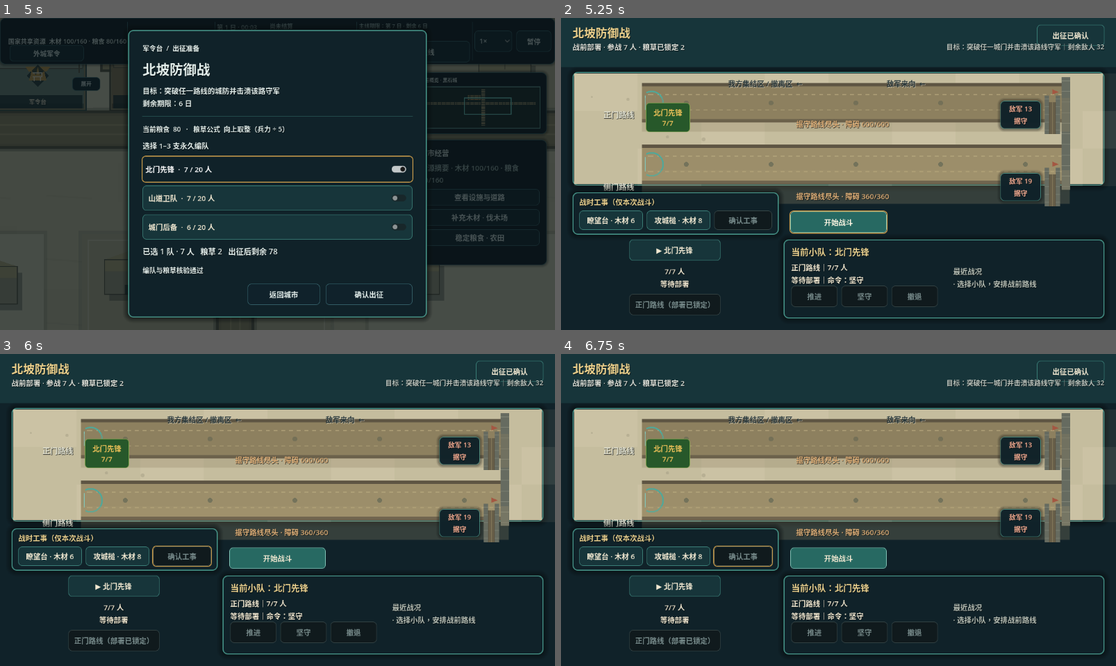
Above: before the commit, frames 1-4 (two rows, left to right).
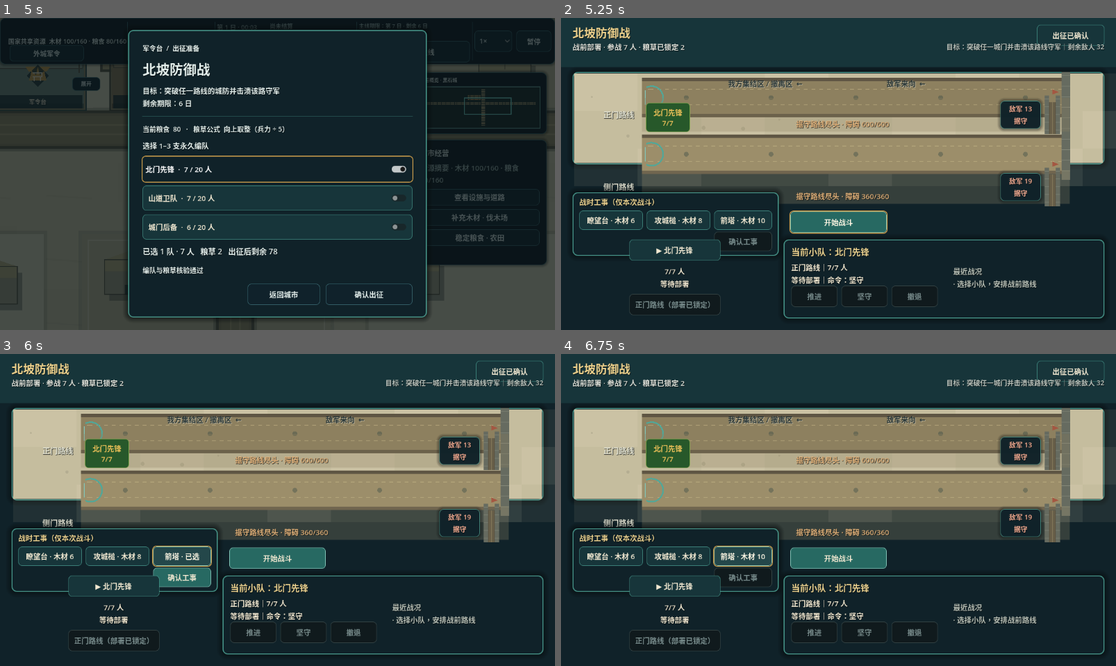
Above: after the commit, the same moments.

Repository: dodabojcuk-sys/Peace-Under-Heaven
Game: Godot game, scene res://scenes/title_shell.tscn
Two runs of this game, one before a commit and one after it. Both use one fixed random seed, a clock stepped at 60 frames per second and the inputs below.
Inputs (mouse positions are in pixels of both pictures, inside the frame that each line leads up to):
- Up to frame 1 (5 s): click "进入黑石城" at 0.5 s; click "1×" at 1.25 s; click "暂停" at 2 s; click "继续" at 2.75 s; click "进入当前主线" at 3.5 s; click "北门先锋 · 7 / 20 人" at 4.25 s
- Up to frame 2 (5.25 s): click "确认出征" at 5 s
- Up to frame 3 (6 s): click (183, 556) at 5.75 s, where only the run after the commit has a clickable "箭塔 · 木材 10"
- Up to frame 4 (6.75 s): click (744, 556) at 6.5 s, where only the run after the commit has a clickable "箭塔 · 已选"

Frame 1 is identical in both runs. In frame 2, 12% of the frame differs, in the area x 2-98%, y 17-77%; in frame 3, 13%; in frame 4, 12%.

Commit message:
Add wartime arrow tower fire

Diff:
--- a/scenes/c0_battle_graybox.tscn
+++ b/scenes/c0_battle_graybox.tscn
@@ -360,7 +360,7 @@
 offset_left = 24.0
 offset_top = -286.0
 offset_right = 452.0
-offset_bottom = -198.0
+offset_bottom = -154.0
 theme_type_variation = &"CommandPanel"
 
 [node name="Title" type="Label" parent="UI/RootPanel/WartimePlanPanel"]
@@ -385,11 +385,18 @@
 offset_bottom = 78.0
 text = "攻城槌 · 木材 8"
 
-[node name="ConfirmButton" type="Button" parent="UI/RootPanel/WartimePlanPanel"]
+[node name="ArrowTowerButton" type="Button" parent="UI/RootPanel/WartimePlanPanel"]
 offset_left = 294.0
 offset_top = 38.0
 offset_right = 414.0
 offset_bottom = 78.0
+text = "箭塔 · 木材 10"
+
+[node name="ConfirmButton" type="Button" parent="UI/RootPanel/WartimePlanPanel"]
+offset_left = 294.0
+offset_top = 82.0
+offset_right = 414.0
+offset_bottom = 122.0
 text = "确认工事"
 theme_type_variation = &"PrimaryButton"
 
--- a/scripts/combat/battle_session.gd
+++ b/scripts/combat/battle_session.gd
@@ -19,6 +19,11 @@
 const RETREAT_SPEED_DENOMINATOR := 4
 const FIRST_CLEAR_KEY := &"first_map.main_assault.v0"
 const SIEGE_RAM_GATE_DAMAGE := 160
+## Each battle route is the defended gate approach.  Arrow towers therefore
+## contribute to that route's ordinary enemy-damage intent, never a UI-only
+## counter or a second casualty authority.
+const ARROW_TOWER_DAMAGE_PER_VOLLEY := 24
+const ARROW_TOWER_ATTACK_INTERVAL_TICKS := 4
 const SNAPSHOT_SCHEMA_VERSION := 1
 const SNAPSHOT_KEYS := [
 	"schema_version", "current_tick", "next_order_id", "squads", "routes",
@@ -353,6 +358,10 @@
 			routes[route_id] = route
 			wartime_facility_state["siege_ram_route_id"] = route_id
 			wartime_facility_state["siege_ram_gate_damage"] = damage
+		elif kind == WartimeFacilityPlan.KIND_ARROW_TOWER and routes.has(route_id):
+			wartime_facility_state["arrow_tower_route_id"] = route_id
+			wartime_facility_state["arrow_tower_damage_per_volley"] = ARROW_TOWER_DAMAGE_PER_VOLLEY
+			wartime_facility_state["arrow_tower_attack_interval_ticks"] = ARROW_TOWER_ATTACK_INTERVAL_TICKS
 
 
 func _orders_to_snapshot(orders: Array[BattleOrder]) -> Array[Dictionary]:
@@ -482,6 +491,7 @@
 			"enemy_damage": enemy_damage,
 			"player_damage": player_damage,
 		}
+	_apply_arrow_tower_damage_intents(enemy_damage)
 
 	for squad in squads:
 		if not _squad_can_fight(squad):
@@ -528,6 +538,21 @@
 		"enemy_damage": enemy_damage,
 		"player_damage": player_damage,
 	}
+
+
+## The shared damage application below remains the only writer of route HP.
+## This hook merely adds an interval-bound intent for the already selected
+## battle route; snapshots retain the resulting HP like all other combat.
+func _apply_arrow_tower_damage_intents(enemy_damage: Dictionary) -> void:
+	if current_tick % ARROW_TOWER_ATTACK_INTERVAL_TICKS != 0:
+		return
+	var route_id := StringName(wartime_facility_state.get("arrow_tower_route_id", &""))
+	if not routes.has(route_id):
+		return
+	var route: Dictionary = routes[route_id]
+	if int(route.get("enemy_total_hp", 0)) <= 0:
+		return
+	enemy_damage[route_id] = int(enemy_damage.get(route_id, 0)) + ARROW_TOWER_DAMAGE_PER_VOLLEY
 
 
 func _apply_damage_intents(intents: Dictionary) -> void:
--- a/scripts/combat/c0_battle_graybox.gd
+++ b/scripts/combat/c0_battle_graybox.gd
@@ -55,6 +55,9 @@
 )
 @onready var wartime_ram_button: Button = (
 	$UI/RootPanel/WartimePlanPanel/RamButton
+)
+@onready var wartime_arrow_tower_button: Button = (
+	$UI/RootPanel/WartimePlanPanel/ArrowTowerButton
 )
 @onready var wartime_plan_confirm_button: Button = (
 	$UI/RootPanel/WartimePlanPanel/ConfirmButton
@@ -157,6 +160,9 @@
 	wartime_ram_button.pressed.connect(
 		_toggle_wartime_facility.bind(WartimeFacilityPlan.KIND_SIEGE_RAM)
 	)
+	wartime_arrow_tower_button.pressed.connect(
+		_toggle_wartime_facility.bind(WartimeFacilityPlan.KIND_ARROW_TOWER)
+	)
 	wartime_plan_confirm_button.pressed.connect(_confirm_wartime_facility_plan)
 	exit_button.pressed.connect(request_exit_or_return)
 	exit_cancel_button.pressed.connect(cancel_exit_confirmation)
@@ -288,6 +294,10 @@
 		_append_recent_action("正门集中部署已同步推进，命令将在下一战斗刻生效")
 	else:
 		_append_recent_action("战斗开始，小队命令将在下一战斗刻生效")
+	if WartimeFacilityPlan.has_kind(
+		request.wartime_facility_plan, WartimeFacilityPlan.KIND_ARROW_TOWER
+	):
+		_append_recent_action("箭塔已就位：每 1 秒对正门敌军齐射 24 点伤害")
 	tick_timer.start()
 	_refresh_battle_ui()
 	return true
@@ -917,7 +927,7 @@
 		and request.phase == BattleRequest.PHASE_RESERVED
 	)
 	wartime_plan_panel.visible = can_edit
-	battlefield_panel.offset_bottom = -300.0 if can_edit else -202.0
+	battlefield_panel.offset_bottom = -344.0 if can_edit else -202.0
 	if not can_edit:
 		return
 	var saved_plan: Dictionary = request.wartime_facility_plan
@@ -931,14 +941,21 @@
 	var has_ram := WartimeFacilityPlan.has_kind(
 		pending_plan, WartimeFacilityPlan.KIND_SIEGE_RAM
 	)
+	var has_arrow_tower := WartimeFacilityPlan.has_kind(
+		pending_plan, WartimeFacilityPlan.KIND_ARROW_TOWER
+	)
 	wartime_watch_button.text = (
 		"瞭望台 · 已选" if has_watch else "瞭望台 · 木材 6"
 	)
 	wartime_ram_button.text = (
 		"攻城槌 · 已选" if has_ram else "攻城槌 · 木材 8"
 	)
+	wartime_arrow_tower_button.text = (
+		"箭塔 · 已选" if has_arrow_tower else "箭塔 · 木材 10"
+	)
 	wartime_watch_button.disabled = is_committed
 	wartime_ram_button.disabled = is_committed
+	wartime_arrow_tower_button.disabled = is_committed
 	wartime_plan_confirm_button.visible = not is_committed
 	wartime_plan_confirm_button.disabled = (
 		Array(pending_plan.get("facilities", [])).is_empty()
--- a/scripts/combat/wartime_facility_plan.gd
+++ b/scripts/combat/wartime_facility_plan.gd
@@ -7,12 +7,14 @@
 const SCHEMA_VERSION := 1
 const KIND_WATCH_PLATFORM := &"WATCH_PLATFORM"
 const KIND_SIEGE_RAM := &"SIEGE_RAM"
+const KIND_ARROW_TOWER := &"ARROW_TOWER"
 const FACILITY_KEYS := ["facility_id", "kind", "route_id"]
 const SNAPSHOT_KEYS := ["schema_version", "facilities"]
 
 const FACILITY_COSTS := {
 	KIND_WATCH_PLATFORM: {&"wood": 6},
 	KIND_SIEGE_RAM: {&"wood": 8},
+	KIND_ARROW_TOWER: {&"wood": 10},
 }
 
 
--- a/tests/run_wartime_inner_city_r0_smoke.gd
+++ b/tests/run_wartime_inner_city_r0_smoke.gd
@@ -40,6 +40,7 @@
 	var plan_panel := battle.get_node("UI/RootPanel/WartimePlanPanel") as Panel
 	var watch_button := plan_panel.get_node("WatchButton") as Button
 	var ram_button := plan_panel.get_node("RamButton") as Button
+	var arrow_tower_button := plan_panel.get_node("ArrowTowerButton") as Button
 	var confirm_button := plan_panel.get_node("ConfirmButton") as Button
 	_check(
 		plan_panel.visible and confirm_button.disabled,
@@ -47,12 +48,14 @@
 	)
 	watch_button.emit_signal("pressed")
 	ram_button.emit_signal("pressed")
+	arrow_tower_button.emit_signal("pressed")
 	await process_frame
 	_check(
 		watch_button.text.contains("已选")
 			and ram_button.text.contains("已选")
+			and arrow_tower_button.text.contains("已选")
 			and not confirm_button.disabled,
-		"瞭望台和攻城槌在确认前仅修改战前草稿"
+		"瞭望台、攻城槌和箭塔在确认前仅修改战前草稿"
 	)
 	var before_confirm: Dictionary = city.export_v5_campaign_snapshot()
 	confirm_button.emit_signal("pressed")
@@ -60,8 +63,8 @@
 	var attempt: Dictionary = city.get_expedition_attempt()
 	var plan: Dictionary = attempt.wartime_facility_plan
 	_check(
-		Array(plan.facilities).size() == 2
-			and city.wood == wood_before - 14
+		Array(plan.facilities).size() == 3
+			and city.wood == wood_before - 24
 			and city.get_building_count() == building_count_before,
 		"确认工事只扣一次木材并写入出征尝试，不污染常态内城 placement"
 	)
@@ -71,7 +74,7 @@
 	_check(
 		not bool(duplicate.get("success", false))
 			and city.export_v5_campaign_snapshot() != before_confirm
-			and city.wood == wood_before - 14,
+		and city.wood == wood_before - 24,
 		"重复确认被拒绝，资源不重复扣除"
 	)
 	var snapshot: Dictionary = city.export_v5_campaign_snapshot()
@@ -95,12 +98,21 @@
 	var effects := battle.coordinator.active_session.get_wartime_facility_state()
 	_check(
 		bool(effects.get("enemy_observation_ready", false))
-			and int(effects.get("siege_ram_gate_damage", 0)) == BattleSession.SIEGE_RAM_GATE_DAMAGE,
-		"战斗会话只读取确认后的临时计划，并把观察与攻城效果写入真实战斗状态"
+			and int(effects.get("siege_ram_gate_damage", 0)) == BattleSession.SIEGE_RAM_GATE_DAMAGE
+			and int(effects.get("arrow_tower_damage_per_volley", 0)) == BattleSession.ARROW_TOWER_DAMAGE_PER_VOLLEY,
+		"战斗会话只读取确认后的临时计划，并把观察、攻城和箭塔火力写入真实战斗状态"
 	)
 	battle.tick_timer.stop()
+	var enemy_hp_before_arrow_tower := int(
+		battle.coordinator.active_session.get_route_state(CommittedForceSnapshot.FRONT_ROUTE).enemy_total_hp
+	)
 	battle.issue_squad_order(1, BattleOrder.Command.ADVANCE)
-	battle.step_battle_for_test(3)
+	battle.step_battle_for_test(4)
+	_check(
+		int(battle.coordinator.active_session.get_route_state(CommittedForceSnapshot.FRONT_ROUTE).enemy_total_hp)
+			== enemy_hp_before_arrow_tower - BattleSession.ARROW_TOWER_DAMAGE_PER_VOLLEY,
+		"箭塔按既有战斗间隔向所选路线的真实敌军生命值提交一次伤害"
+	)
 	attempt = city.get_expedition_attempt()
 	var active_session_snapshot: Dictionary = attempt.battle_session_snapshot
 	var restored_request := BattleRequest.from_expedition_attempt(attempt)
Not shown, changed: CHANGELOG.md
Not shown, changed: CURRENT_STATE.md
Not shown, changed: docs/design/FUNCTIONAL_EDITION_COVERAGE_R0.md
Not shown, changed: docs/design/WARTIME_INNER_CITY_R0.md
